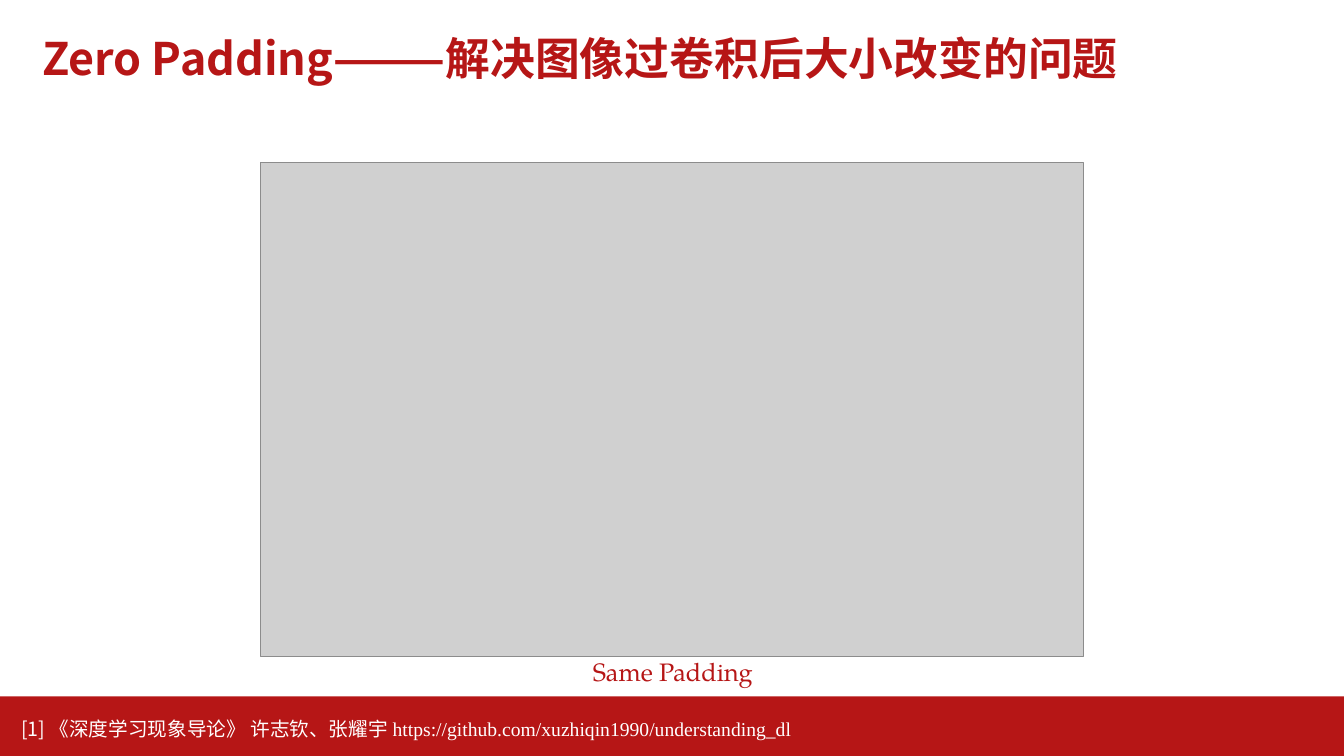
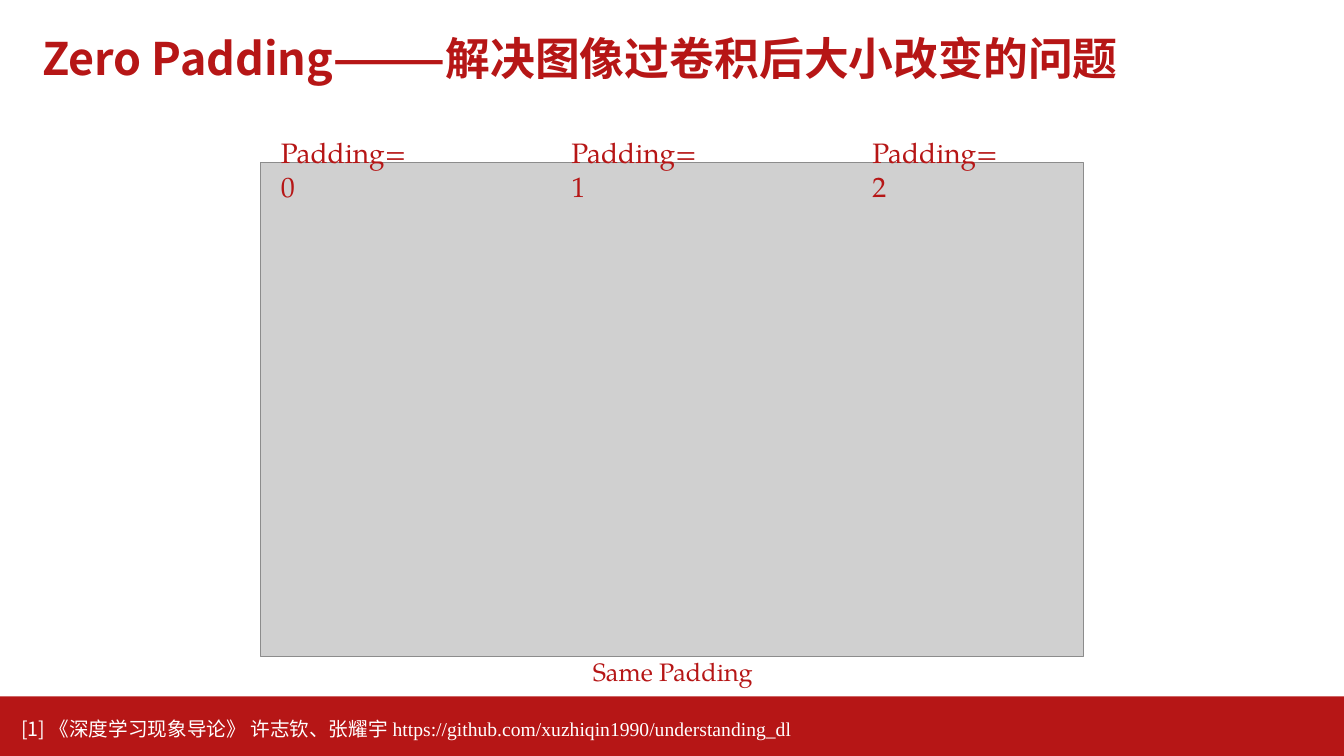
Before and after one commit to AI-Basic-Education/SJTU-Undergraduate-AI-basis, a slide deck: slide 14 of PPT/第13-14节-卷积网络.pptx. Drawn at 1344x756 pixels with LibreOffice and Linux fonts; fonts in the diff are those of the drawing; grey boxes stand for pictures; background and template pictures are left out. Boxes give left, top, right and bottom in pixels: in the first picture for what was removed or moved away, otherwise in the second. Text is boxed around its words. In the diff, an @@ line names an element or a change of style, - is before the commit and + after.

```diff
--- a/PPT/第13-14节-卷积网络.pptx
+++ b/PPT/第13-14节-卷积网络.pptx
@@ text added at (281,142,406,198), 20 pt, text #B61616 @@
+Padding=0
@@ text added at (571,142,696,197), 20 pt, text #B61616 @@
+Padding=1
@@ text added at (872,142,997,197), 20 pt, text #B61616 @@
+Padding=2
```
Also in this commit, not shown: 10 other slides changed, 2 slides added, 8 other files.
